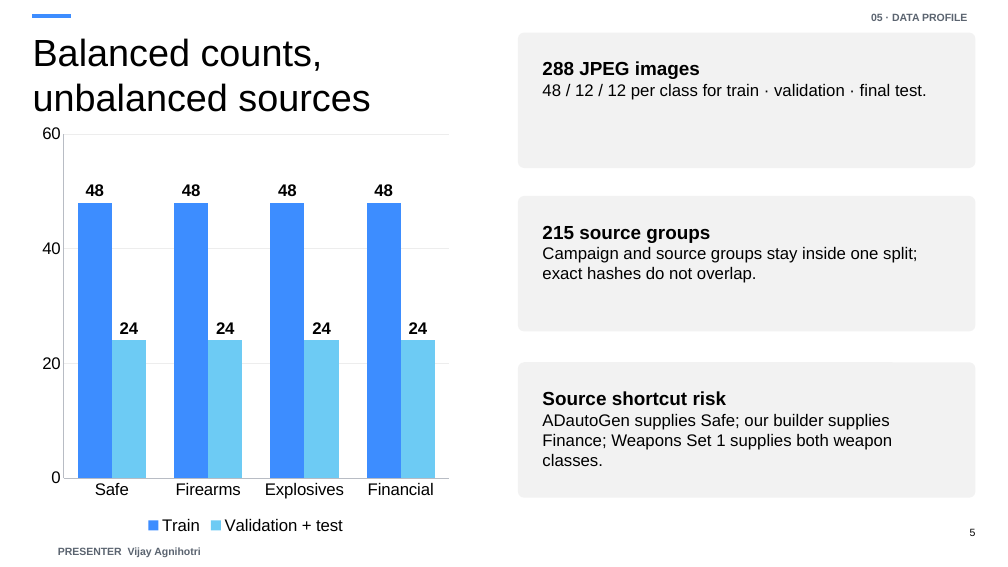
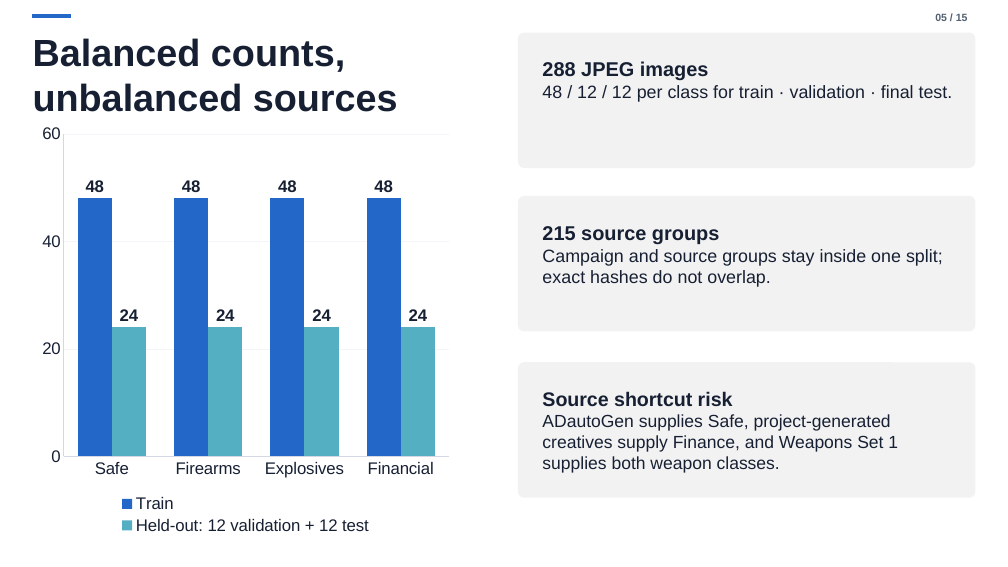
Before and after one commit to Swarnaditya-Maitra/MS_DSP_462_ComputerVision_ad-safety-moderation-pipeline, a slide deck: slide 5 of outputs/presentation/ad_safety_management_presentation.pptx. Drawn at 1008x567 pixels with LibreOffice and Linux fonts; fonts in the diff are those of the drawing. Boxes give left, top, right and bottom in pixels: in the first picture for what was removed or moved away, otherwise in the second. Text is boxed around its words. In the diff, an @@ line names an element or a change of style, - is before the commit and + after.

```diff
--- a/outputs/presentation/ad_safety_management_presentation.pptx
+++ b/outputs/presentation/ad_safety_management_presentation.pptx
@@ text "Balanced counts, unbalanced sources" at [33,38,398,112]: text colour #000000 to #172033, bold on @@
@@ rectangle at [33,14,70,17]: fill #3D8DFF to #2367C9; outline #3D8DFF 0 pt to #2367C9 0 pt @@
@@ text at [935,14,968,21]: text changed; text colour #5B6470 to #526071 @@
-05 · DATA PROFILE
+05 / 15
@@ text "288 JPEG images" at [542,61,953,102]: size 18 to 19 pt in "288 JPEG images"; text colour #000000 to #172033; size 16 to 17 pt in "48 / 12 / 12 per class ..." @@
@@ column chart at [34,116,457,538] @@
@@ colour of Train #3D8DFF to #2367C9 @@
@@ data labels of Train changed @@
-Validation + test: 24, 24, 24, 24
+Held-out: 12 validation + 12 test: 24, 24, 24, 24
@@ colour of Held-out: 12 validation + 12 test #6DCBF4 to #55AFC2 @@
@@ data labels of Held-out: 12 validation + 12 test changed @@
@@ legend changed @@
@@ category axis changed @@
@@ value axis changed @@
@@ text "215 source groups" at [542,226,943,287]: size 18 to 19 pt in "215 source groups"; text colour #000000 to #172033; size 16 to 17 pt in "Campaign and source groups stay inside one ..." @@
@@ text at [542,414,898,473]: text changed; size 16 to 16.7 pt; text colour #000000 to #172033 @@
-ADautoGen supplies Safe; our builder supplies Finance; Weapons Set 1 supplies both weapon classes.
+ADautoGen supplies Safe, project-generated creatives supply Finance, and Weapons Set 1 supplies both weapon classes.
@@ text at [542,391,733,407]: size 18 to 18.7 pt, text colour #000000 to #172033 in "Source shortcut risk" @@
@@ text removed at [970,528,976,536] @@
-5
@@ text removed at [58,547,201,557] @@
-PRESENTER Vijay Agnihotri
```
Also in this commit, not shown: 9 other slides changed, 5 slides added, 5 slides removed, 13 other files.
